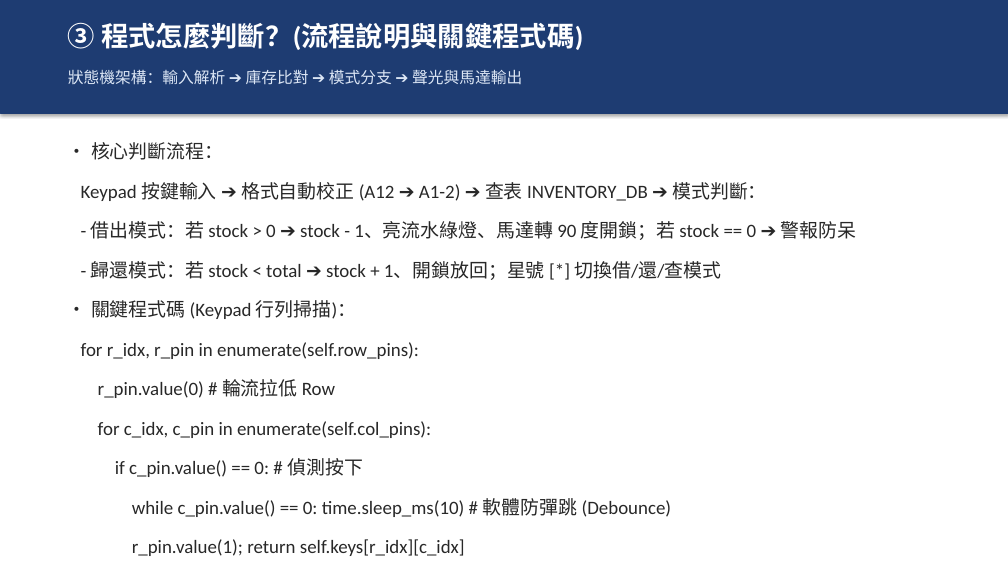
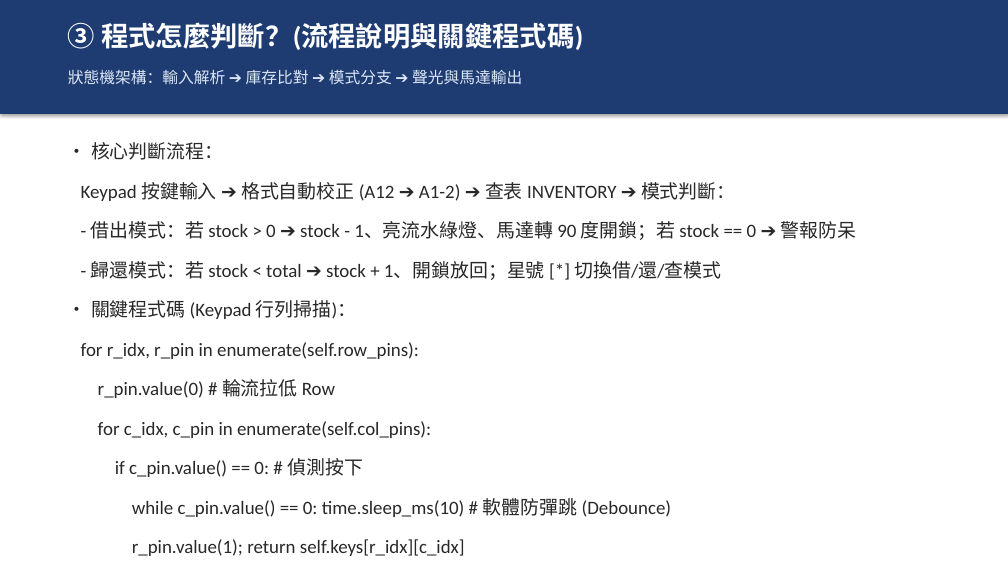
Before and after one commit to 411554002-rgb/scout-smart-warehouse, a slide deck: slide 4 of docs/【智慧生活課】期中專題投影片_Wokwi_ESP32智慧櫃位引導終端.pptx. Drawn at 1008x567 pixels with LibreOffice and Linux fonts; fonts in the diff are those of the drawing. Boxes give left, top, right and bottom in pixels: in the first picture for what was removed or moved away, otherwise in the second. Text is boxed around its words. In the diff, an @@ line names an element or a change of style, - is before the commit and + after.

Commit message:
Sync PPTX variable names with updated Wokwi code

```diff
--- a/docs/【智慧生活課】期中專題投影片_Wokwi_ESP32智慧櫃位引導終端.pptx
+++ b/docs/【智慧生活課】期中專題投影片_Wokwi_ESP32智慧櫃位引導終端.pptx
@@ text at <box>81,182,736,201</box>: text changed @@
-Keypad 按鍵輸入 ➔ 格式自動校正 (A12 ➔ A1-2) ➔ 查表 INVENTORY_DB ➔ 模式判斷：
+Keypad 按鍵輸入 ➔ 格式自動校正 (A12 ➔ A1-2) ➔ 查表 INVENTORY ➔ 模式判斷：
```
